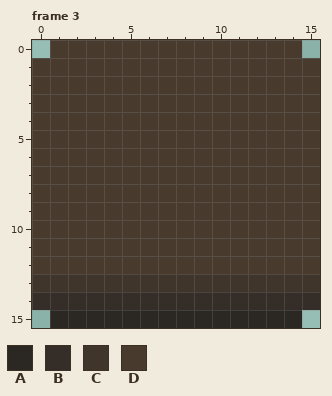
Pixel-art file: assets/ui/ui.aseprite. Above: the version before the commit.
16x16 pixels, 3 frames. Shown: frame 3. The commit also changed other frames, which this record leaves out.
Palette (. is transparent): A #2b2824  B #352e28  C #3f352b  D #483b2e
Pixels before, frame 3, first column x 0:
 0 .DDDDDDDDDDDDDD.
 1 DDDDDDDDDDDDDDDD
 2 DDDDDDDDDDDDDDDD
 3 DDDDDDDDDDDDDDDD
 4 DDDDDDDDDDDDDDDD
 5 DDDDDDDDDDDDDDDD
 6 DDDDDDDDDDDDDDDD
 7 DDDDDDDDDDDDDDDD
 8 DDDDDDDDDDDDDDDD
 9 DDDDDDDDDDDDDDDD
10 DDDDDDDDDDDDDDDD
11 DDDDDDDDDDDDDDDD
12 DDDDDDDDDDDDDDDD
13 CCCCCCCCCCCCCCCC
14 BBBBBBBBBBBBBBBB
15 .AAAAAAAAAAAAAA.
Once edited:
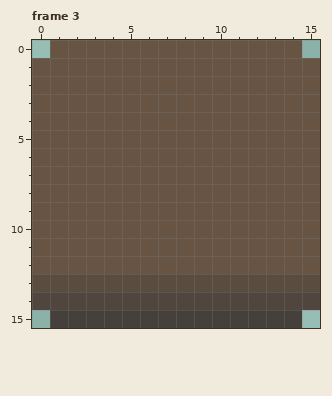
From old to new:
colour A: #2b2824 -> #45403b
colour B: #352e28 -> #51463e
colour C: #3f352b -> #5a4d3f
colour D: #483b2e -> #675442
Pixel boxes of the changes (left, top, right, bottom) in both pictures:
changed: (32, 40, 320, 328)
